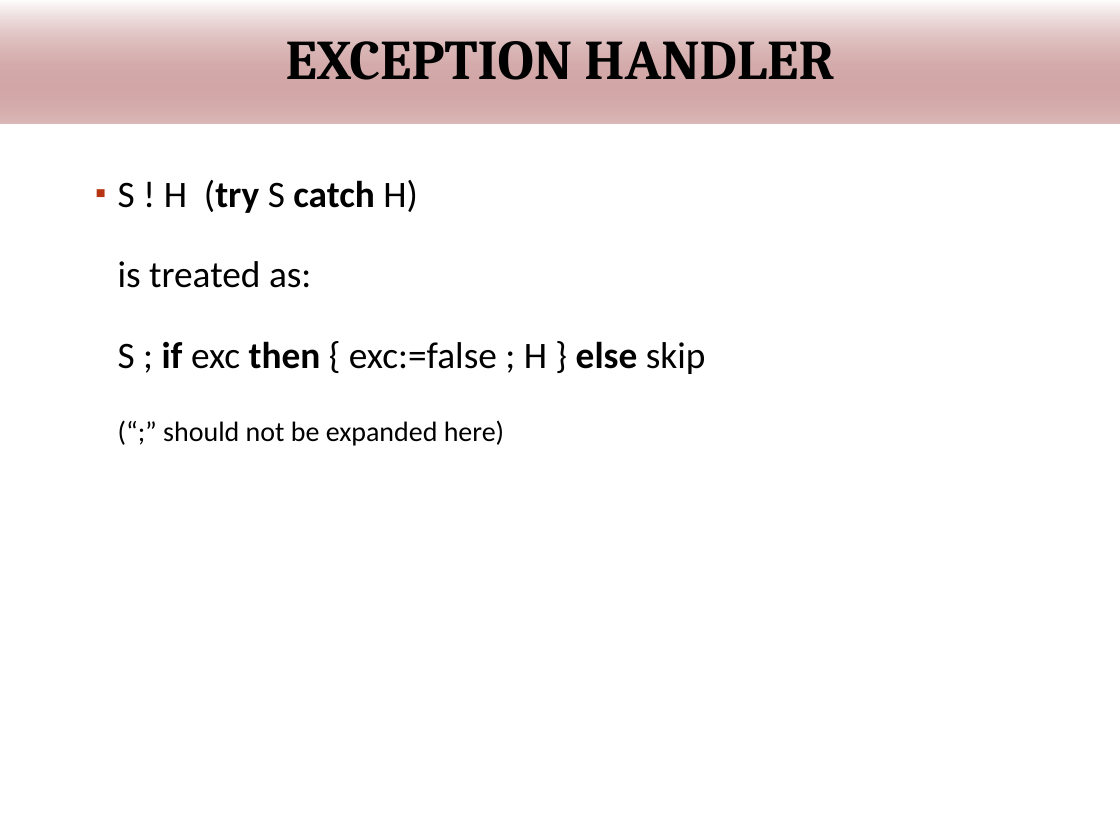
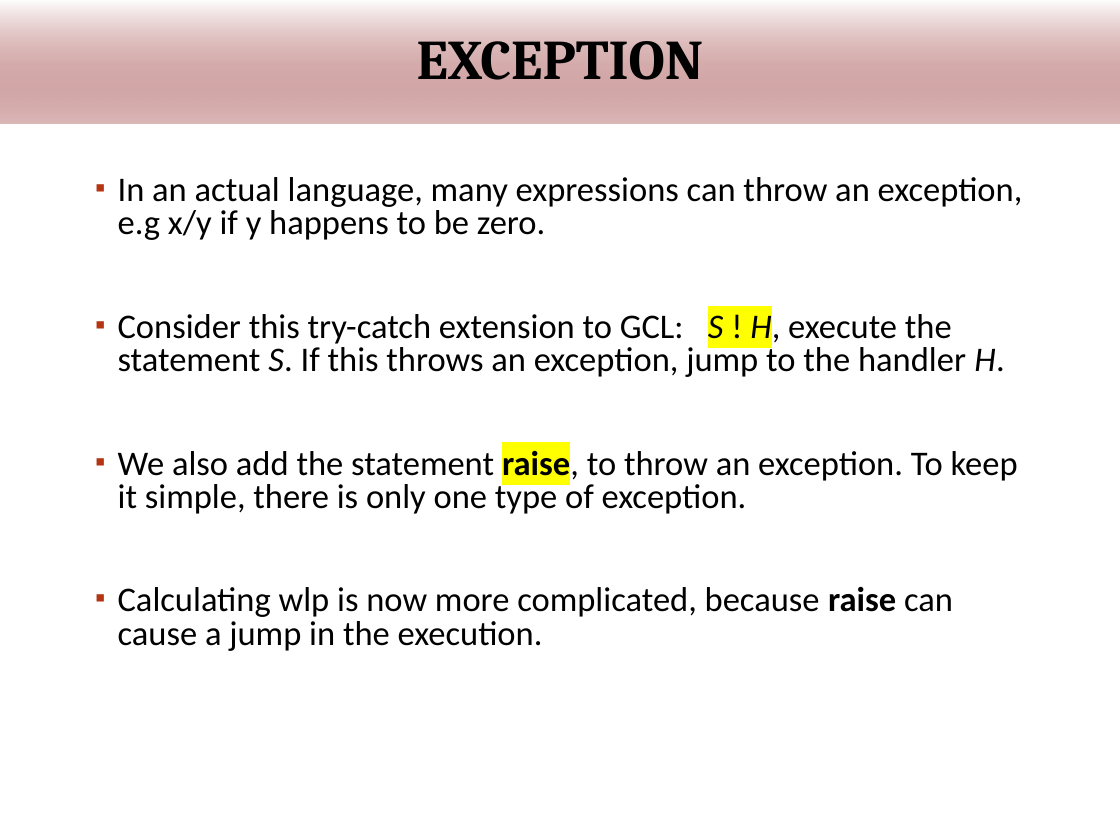
Before and after one commit to wooshrow/infopv, a slide deck: slide 64 of slides/PV_hoare.pptx (slide 69 before the commit). Drawn at 1120x840 pixels with LibreOffice and Linux fonts; fonts in the diff are those of the drawing; background and template pictures are left out. Boxes give left, top, right and bottom in pixels: in the first picture for what was removed or moved away, otherwise in the second. Text is boxed around its words. In the diff, an @@ line names an element or a change of style, - is before the commit and + after.

```diff
--- a/slides/PV_hoare.pptx
+++ b/slides/PV_hoare.pptx
@@ title at [417, 41, 704, 80]: text changed @@
-EXCEPTION HANDLER
+EXCEPTION
@@ text at [118, 177, 1023, 651]: text changed; size 24 to 22.2 pt @@
-▪ S ! H (try S catch H)
-  is treated as:
-  S ; if exc then { exc:=false ; H } else skip
-  (“;” should not be expanded here)
+▪ In an actual language, many expressions can throw an exception, e.g x/y if y happens to be zero.
+▪ Consider this try-catch extension to GCL: S ! H, execute the statement S. If this throws an exception, jump to the handler H.
+▪ We also add the statement raise, to throw an exception. To keep it simple, there is only one type of exception.
+▪ Calculating wlp is now more complicated, because raise can cause a jump in the execution.
```
Also in this commit, not shown: 5 other slides changed, 1 slide added, 3 slides removed, 1 other file.
